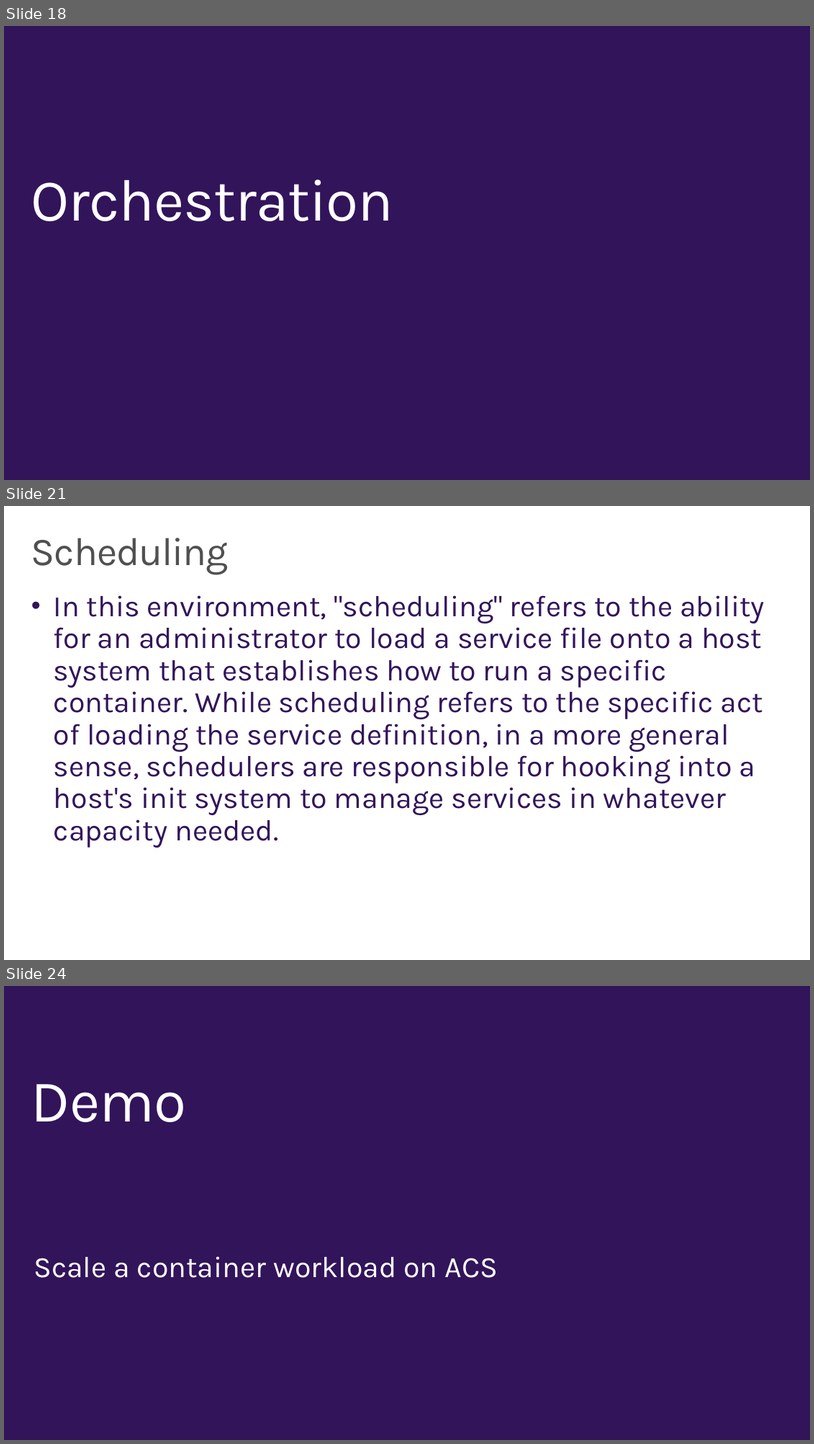
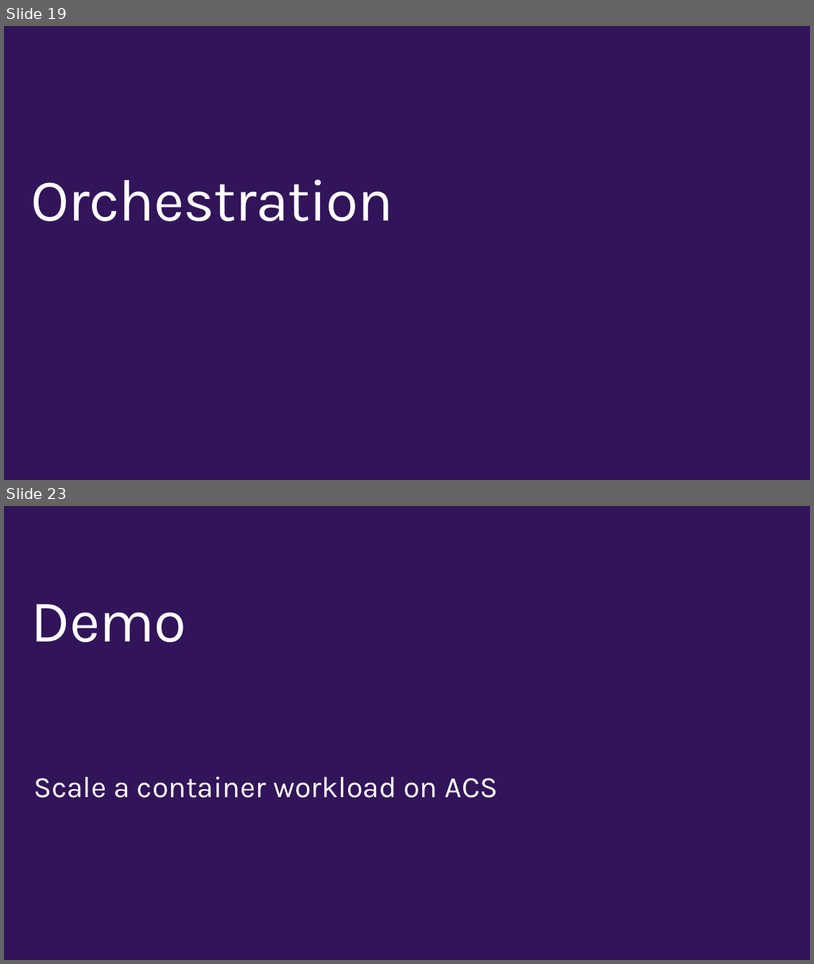
Before and after one commit to wely/DevCamp, a slide deck: Presentation/Module07-Containers.pptx. Shown one above the other, each under a label of ours: slides 18, 21 and 24 before the commit, slides 19 and 23 after it; the slides between them are not shown. The pictures are 814x1444 and 814x964 pixels, drawn with LibreOffice and Linux fonts; fonts in the diff are those of the drawing; background and template pictures are left out. Boxes give left, top, right and bottom in pixels: in the first picture for what was removed or moved away, otherwise in the second. Text is boxed around its words. In the diff, an @@ line names an element or a change of style, - is before the commit and + after.

```diff
--- a/Presentation/Module07-Containers.pptx
+++ b/Presentation/Module07-Containers.pptx
@@ slide 21 removed at [4,506,810,960], background #FFFFFF @@
@@ title removed at [31,538,229,575] @@
-Scheduling
@@ text removed at [54,595,765,841] @@
-• In this environment, "scheduling" refers to the ability for an administrator to load a service file onto a host system that establishes how to run a specific container. While scheduling refers to the specific act of loading the service definition, in a more general sense, schedulers are responsible for hooking into a host's init system to manage services in whatever capacity needed.
@@ what was slide 18 is now slide 19 @@
@@ what was slide 24 is now slide 23 @@
```
Also in this commit, not shown: 4 slides changed, 2 slides added, 1 other slide removed.
